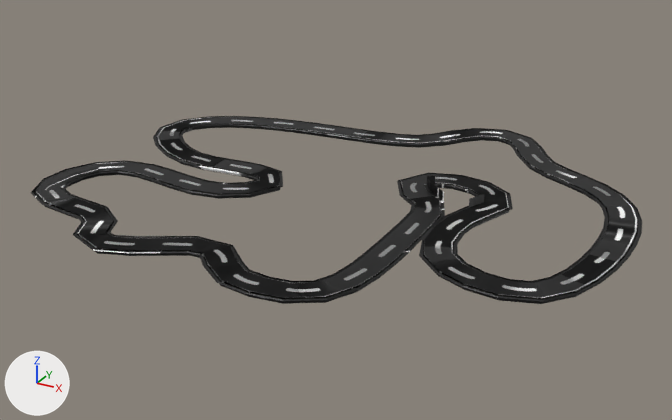
The FBX model Assets/Models/Pista Race.fbx: old version first, new version second.
Camera for both pictures: a 50 mm camera at (167.0, -309.0, 143.0) aimed at (-1.0, -4.0, -9.0). Lighting does not change. The marker at lower left points along +X, +Y and +Z.

Script lines for the objects in view, before the commit:
```python
me_cube_003 = bpy.data.meshes.new('Cube.003')
me_cube_003.from_pydata(...)  # 1114 vertices, 1042 faces; spans x -112.0..117.0, y -94.0..100.0, z -2.0..4.0
# faces by material slot: [283, 759]
me_cube_003.materials.append(mat_textura_carretera)  # picture img_carretera_juego_png
me_cube_003.materials.append(mat_material)  # black #000000
ob_pista = bpy.data.objects.new('pista', me_cube_003)
ob_pista.location = (0.0, 0.0, 0.0)
```
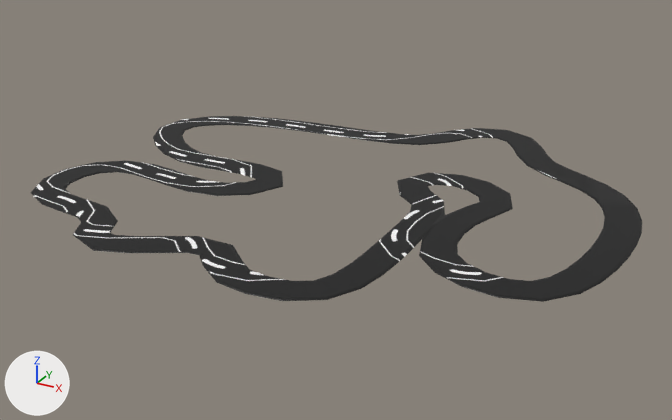
Boxes [x1, y1, x2, y2] around the edits, measured in the pictures (672 x 420 px):
'pista', reshaped
    before: [31, 116, 642, 304]
    after: [31, 116, 642, 302]
part 1 of me_cube_003, cut back
    before: [32, 116, 640, 304]
    after: [61, 139, 567, 283]
part 2 of me_cube_003, surface changed
    both: [31, 118, 640, 302]

What changed in the scene script:
```text
Change me_cube_003:
    used by ob_pista; location = (0.0, 0.0, 0.0)
    remove me_cube_003.from_pydata(...)  # 1114 vertices, 1042 faces; spans x -112.0..117.0, y -94.0..100.0, z -2.0..4.0
    add me_cube_003.from_pydata(...)  # 545 vertices, 456 faces; spans x -112.0..117.0, y -94.0..100.0, z 0.0..1.0
    me_cube_003 part 1: 13 vertices moved within x -97.0..93.0, y -84.0..84.0, z 0.0; 570 vertices removed from x -111.0..115.0, y -93.0..98.0, z -2.0..4.0; 1 vertex added at x 39.0, y 22.0, z 0.0
    me_cube_003 part 2: 177 kept faces spanning x -112.0..117.0, y -94.0..100.0, z 0.0..1.0 get new texture (UV) coordinates
```
